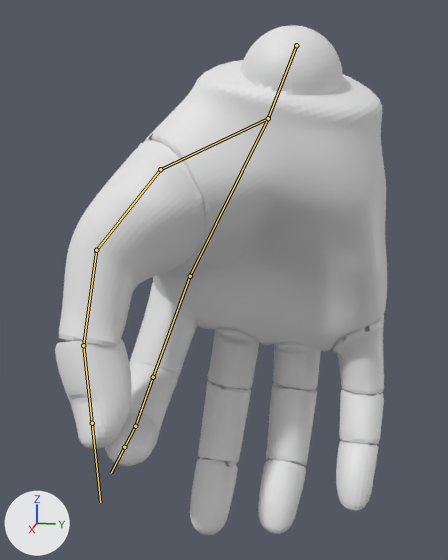
The FBX model VRProEP/Assets/1_Models/Hands/ACESHandRigged_R.fbx, before and after one commit.
Before and after are seen from a 50 mm lens placed at (0.1735, 0.0349, 0.0525), pointed at (0.0033, 0.0008, 0.01). Arrows for +X, +Y and +Z are at lower left; the lights stay in place. Both versions are drawn at frame 1 of the action 'Armature|2Pinch'; the numbers are the values there. The bones that bend it are drawn over the model as lines.

Objects in the first picture: 'ACESHandRemshed.001'.
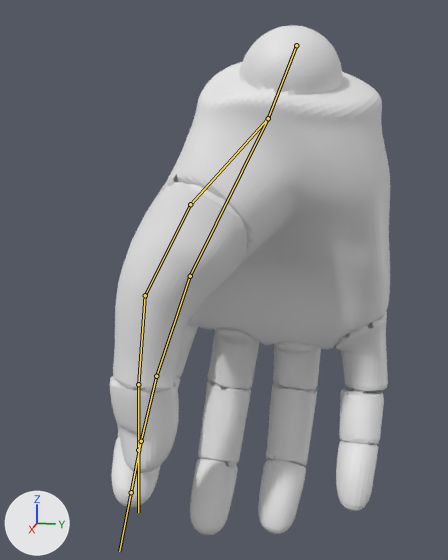
Boxes [x1, y1, x2, y2] around the edits, measured in the pictures (448 x 560 px):
'ACESHandRemshed.001', posed (16% narrower): before [55, 25, 387, 535]; after [110, 25, 390, 535]
bone 'Bone.001', root to tip: before (268, 118) to (160, 169); after (268, 118) to (190, 204)
bone 'Bone.002', root to tip: before (160, 169) to (96, 250); after (190, 204) to (145, 295)
bone 'Bone.003', root to tip: before (96, 250) to (83, 345); after (145, 295) to (138, 384)
bone 'Bone.004', root to tip: before (83, 345) to (92, 423); after (138, 384) to (138, 450)
bone 'Bone.006', root to tip: before (190, 276) to (153, 377); after (190, 276) to (156, 376)
bone 'Bone.007', root to tip: before (153, 377) to (135, 426); after (156, 376) to (141, 441)
bone 'Bone.008', root to tip: before (135, 426) to (124, 447); after (141, 441) to (131, 492)

What the commit changed:
Bone 'Bone.001' (bone_bone_001) turns from (0, 0, 0) to (12, 1, -17) degrees about its own x, y and z.
Bone 'Bone.002' (bone_bone_002) turns from (-4, -19, -11) to (-4, -19, 0) degrees about its own x, y and z.
Bone 'Bone.003' (bone_bone_003) turns from (-4, -19, -11) to (-4, -19, 0) degrees about its own x, y and z.
Bone 'Bone.004' (bone_bone_004) turns from (-4, -19, -11) to (-4, -19, 0) degrees about its own x, y and z.
Bone 'Bone.006' (bone_bone_006) turns from (-11, -2, -20) to (-5, -3, -10) degrees about its own x, y and z.
Bone 'Bone.007' (bone_bone_007) turns from (-11, -2, -20) to (-5, -3, -10) degrees about its own x, y and z.
Bone 'Bone.008' (bone_bone_008) turns from (-11, -2, -20) to (-5, -3, -10) degrees about its own x, y and z.
